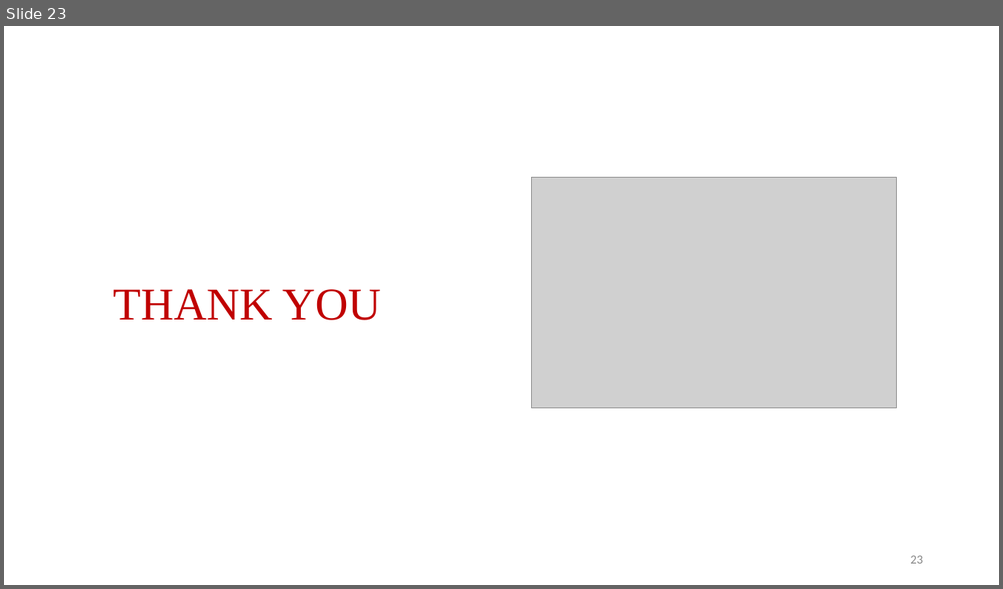
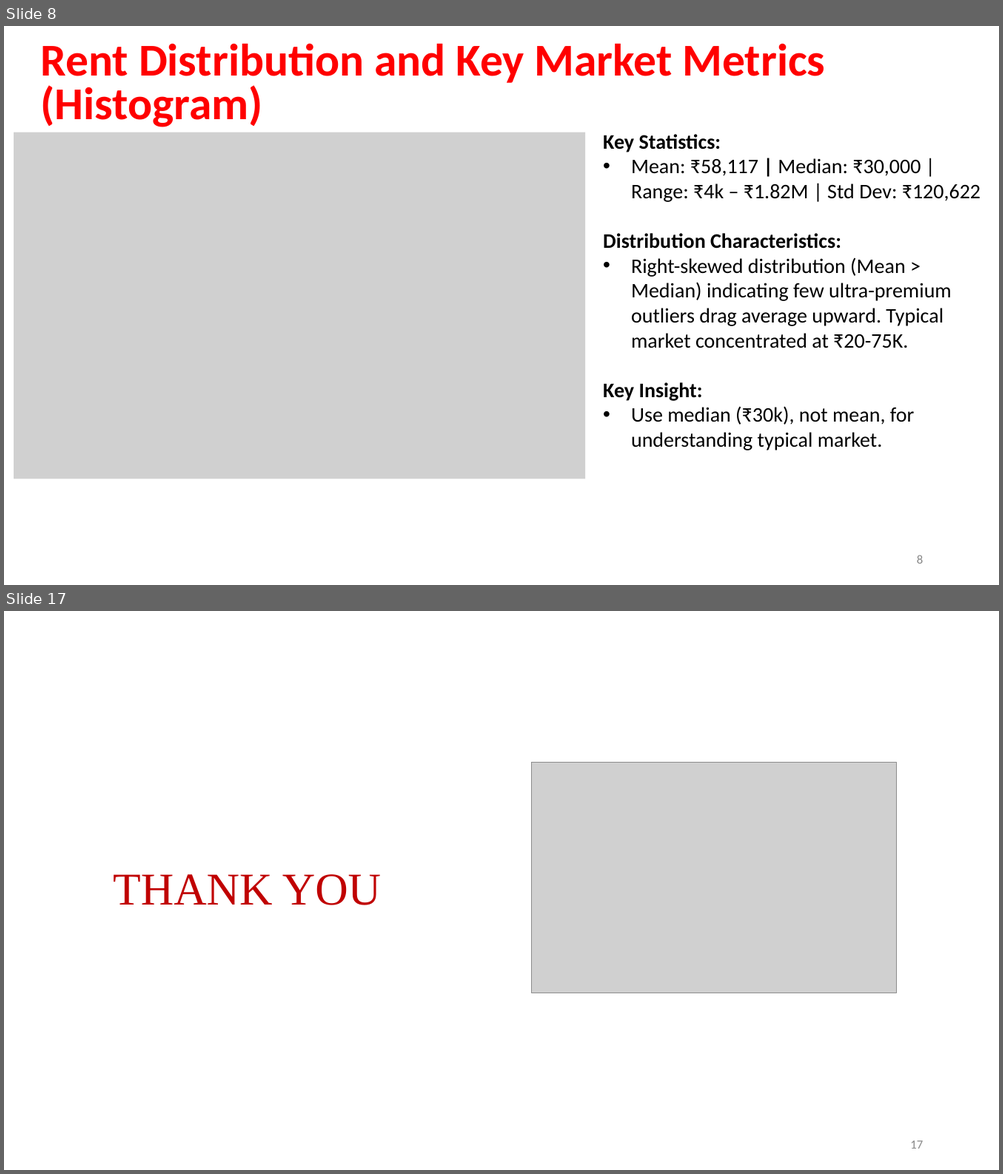
Before and after one commit to Rohit-Girhe/Web-Scrapping-Project, a slide deck: Webscrapping.pptx. Shown one above the other, each under a label of ours: slide 23 before the commit, slides 8 and 17 after it; the slides between them are not shown. The pictures are 1003x589 and 1003x1174 pixels, drawn with LibreOffice and Linux fonts; fonts in the diff are those of the drawing; grey boxes stand for pictures; background and template pictures are left out. Boxes give left, top, right and bottom in pixels: in the first picture for what was removed or moved away, otherwise in the second. Text is boxed around its words. In the diff, an @@ line names an element or a change of style, - is before the commit and + after.

```diff
--- a/Webscrapping.pptx
+++ b/Webscrapping.pptx
@@ slide 8 added at (x1=4, y1=26, x2=999, y2=585), background #FFFFFF @@
@@ text added at (x1=41, y1=43, x2=825, y2=127), 44 pt, text #FF0000, bold @@
+Rent Distribution and Key Market Metrics (Histogram)
@@ picture added at (x1=14, y1=133, x2=585, y2=480) @@
@@ text added at (x1=603, y1=134, x2=980, y2=451), 20 pt, text #000000 @@
+Key Statistics:
+• Mean: ₹58,117 | Median: ₹30,000 | Range: ₹4k – ₹1.82M | Std Dev: ₹120,622
+Distribution Characteristics:
+• Right-skewed distribution (Mean > Median) indicating few ultra-premium outliers drag average upward. Typical market concentrated at ₹20-75K.
+Key Insight:
+• Use median (₹30k), not mean, for understanding typical market.
@@ page number added at (x1=916, y1=555, x2=922, y2=564), 12 pt, text #888888 @@
+8
@@ what was slide 23 is now slide 17 @@
@@ page number at (x1=910, y1=1141, x2=922, y2=1149): text changed @@
-23
+17
```
Also in this commit, not shown: 2 slides changed, 13 other slides added, 20 slides removed, 22 other files.
